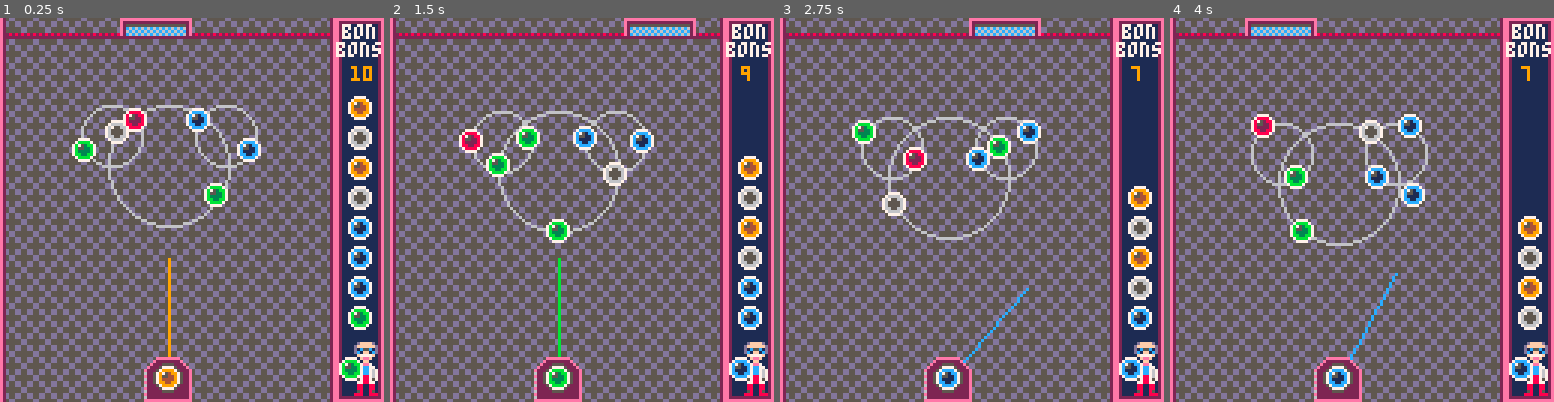
Above: before the commit, frames 1-4 (left to right).
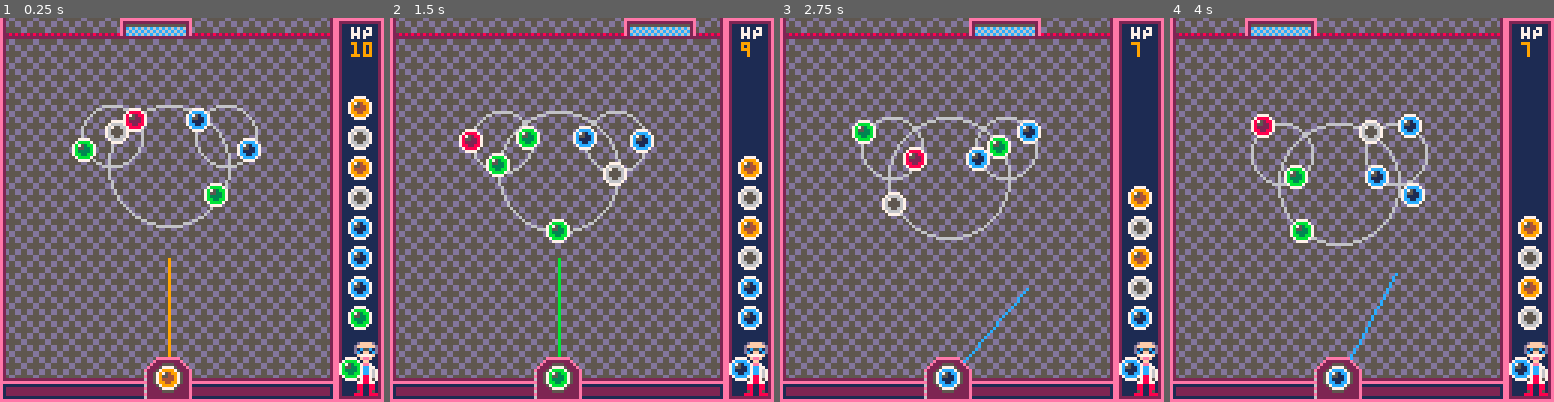
Above: after the commit, the same moments.

Repository: adamwoolridge/pico8
Game: PICO-8 cartridge bonbonshoot.p8
Two runs of this game, one before a commit and one after it. Both use one fixed random seed, a clock stepped at 60 frames per second and the inputs below.
Inputs:
- Up to frame 1 (0.25 s): no input
- Up to frame 2 (1.5 s): tap X (X key) at 0.33, 1.07 s; tap O (Z key) at 0.7 s
- Up to frame 3 (2.75 s): hold Right 1.6-2.1 s; tap O (Z key) at 1.7, 2.1, 2.5 s; tap X (X key) at 1.85 s; hold Right from 2.47 s (still down)
- Up to frame 4 (4 s): tap O (Z key) at 2.9, 3.3, 3.7 s; tap X (X key) at 2.97 s; release Right at 3.03 s; hold Left 3.08-3.58 s

The runs differ from the first frame. In frame 1, 5.3% of the frame differs, in the area x 0-100%, y 1-100%; in frame 2, 5.2%; in frame 3, 5.2%; in frame 4, 5.2%.

Commit message:
[Bonbon] More

Diff:
--- a/bonbonshoot.p8
+++ b/bonbonshoot.p8
@@ -336,9 +336,8 @@
 
 	drawlauncher()
 
-	print("bon", 114, 2,7)
-	print("bons", 112, 8,7)
-	print(ballsremaining, 117, 16,9)
+	print("HP", 117, 2,7)
+	print(ballsremaining, 117, 8,9)
 end
 
 function drawlauncher()
@@ -529,14 +528,14 @@
 757887577000000700000000e2000000000000000000002ee200000000000000000000000000000000000000e2d55dd55dd55dd55dd55d2e0000000049944994
 077887700700007000000000e2000000000000002222222ee222222222222222000000000000000000000000e2222222222222222222222e0000000049944994
 088008800077770000000000e200000000000000eeeeeeeeeeeeeeeeeeeeeeee000000000000000000000000eeeeeeeeeeeeeeeeeeeeeeee0000000044499444
-088008800000000000000000eeeeeeee00000000e25dd555555dd555555dd52e0000000022222222000000000000000000000000eeeeeeeeeeeeeeeeeeeeeeee
-0580085000000000000000002222222e00000000e2d55dd55dd55dd55dd55d2e0000000022222222000000000000000000000000e2222222222222222222222e
-8880088800000000000000000000002e00000000e2d55dd55dd55dd55dd55d2e0000000022222222000000000000000000000000e2555555555555555555552e
-0000000000000000000000000000002e00000000e255555dd555555dd555552e0000000022222222000000000000000000000000e2c6c6c6c6c6c6c6c6c6c62e
-0000000000000000000000000000002e00000000e255555dd555555dd555552e0000000022222222000000000000000000000000e26c6c6c6c6c6c6c6c6c6c2e
-0000000000000000000000000000002e00000000e2282828282828282828282e0000000022222222000000000000000000000000e2c6c6c6c6c6c6c6c6c6c62e
-0000000000000000000000000000002e00000000e2222222222222222222222e0000000022222222000000000000000000000000000000000000000000000000
-0000000000000000000000000000002e00000000e25dd555555dd555555dd52e0000000022222222000000000000000000000000000000000000000000000000
+088008800000000000000000eeeeeeee00000000e25dd555555dd555555dd52ee2222222222222222222222e0000000000000000eeeeeeeeeeeeeeeeeeeeeeee
+0580085000000000000000002222222e00000000e2d55dd55dd55dd55dd55d2eeeeeeeeeeeeeeeeeeeeeeeee0000000000000000e2222222222222222222222e
+8880088800000000000000000000002e00000000e2d55dd55dd55dd55dd55d2ee1111111111111111111111e0000000000000000e2555555555555555555552e
+0000000000000000000000000000002e00000000e255555dd555555dd555552ee1222222222222222222221e0000000000000000e2c6c6c6c6c6c6c6c6c6c62e
+0000000000000000000000000000002e00000000e255555dd555555dd555552ee1222222222222222222221e0000000000000000e26c6c6c6c6c6c6c6c6c6c2e
+0000000000000000000000000000002e00000000e2282828282828282828282ee1222222222222222222221e0000000000000000e2c6c6c6c6c6c6c6c6c6c62e
+0000000000000000000000000000002e00000000e2222222222222222222222ee1111111111111111111111e0000000000000000000000000000000000000000
+0000000000000000000000000000002e00000000e25dd555555dd555555dd52eeeeeeeeeeeeeeeeeeeeeeeee0000000000000000000000000000000000000000
 eeeeeeeeeeeeeeeeeeeeeeee00000000000000000000000000000000000000000000000000000000000000000000000000000000000000000000000000000000
 e2222222222222222222222e00000000000000000000000000000000000000000000000000000000000000000000000000000000000000000000000000000000
 e2111111111111111111112e00000000000000000000000000000000000000000000000000000000000000000000000000000000000000000000000000000000
@@ -652,7 +651,7 @@
 1b1c1c1c1c1c1c1c1c1c1c1c1c1d505200000000000000000000000000000000000000000000000000000000000000000000000000000000000000000000000000000000000000000000000000000000000000000000000000000000000000000000000000000000000000000000000000000000000000000000000000000000
 1b1c1c1c1c1c1c1c1c1c1c1c1c1d505200000000000000000000000000000000000000000000000000000000000000000000000000000000000000000000000000000000000000000000000000000000000000000000000000000000000000000000000000000000000000000000000000000000000000000000000000000000
 1b1c1c1c1c1c1c1c1c1c1c1c1c1d505200000000000000000000000000000000000000000000000000000000000000000000000000000000000000000000000000000000000000000000000000000000000000000000000000000000000000000000000000000000000000000000000000000000000000000000000000000000
-1b1c1c1c1c1c1c1c1c1c1c1c1c1d606200000000000000000000000000000000000000000000000000000000000000000000000000000000000000000000000000000000000000000000000000000000000000000000000000000000000000000000000000000000000000000000000000000000000000000000000000000000
+383939393939393939393939393a606200000000000000000000000000000000000000000000000000000000000000000000000000000000000000000000000000000000000000000000000000000000000000000000000000000000000000000000000000000000000000000000000000000000000000000000000000000000
 00000000000000000000001c0000000000000000000000000000000000000000000000000000000000000000000000000000000000000000000000000000000000000000000000000000000000000000000000000000000000000000000000000000000000000000000000000000000000000000000000000000000000000000
 0000000000000000000000000000000000000000000000000000000000000000000000000000000000000000000000000000000000000000000000000000000000000000000000000000000000000000000000000000000000000000000000000000000000000000000000000000000000000000000000000000000000000000
 0000000000000000000000000000000000000000000000000000000000000000000000000000000000000000000000000000000000000000000000000000000000000000000000000000000000000000000000000000000000000000000000000000000000000000000000000000000000000000000000000000000000000000
